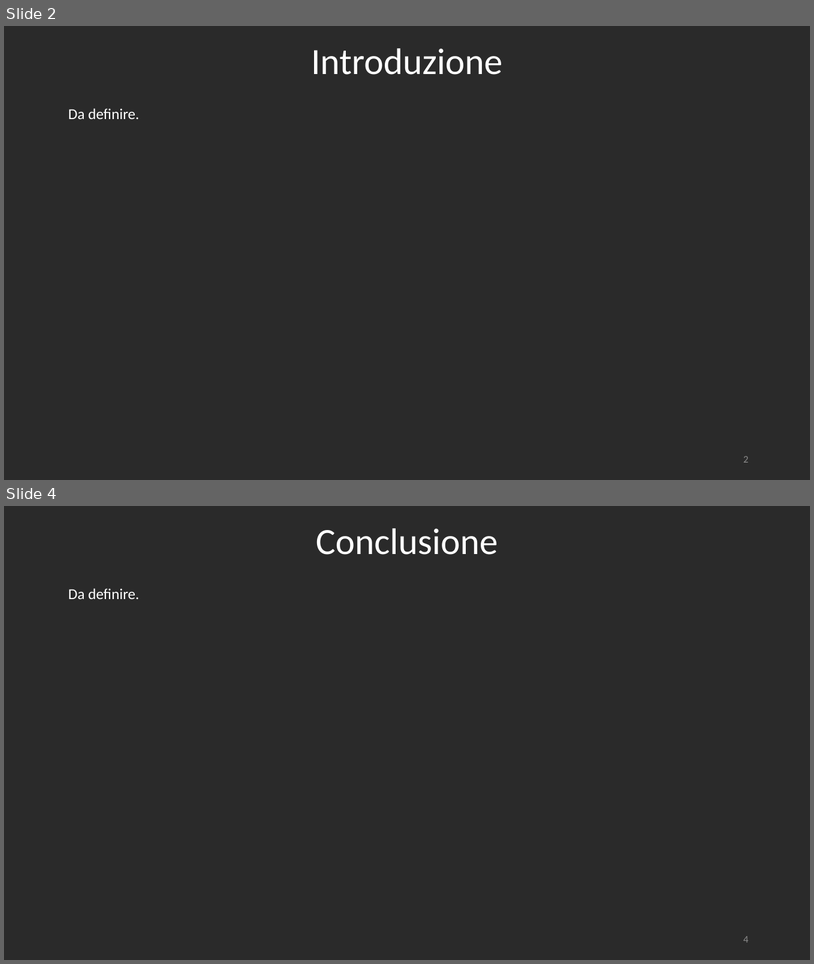
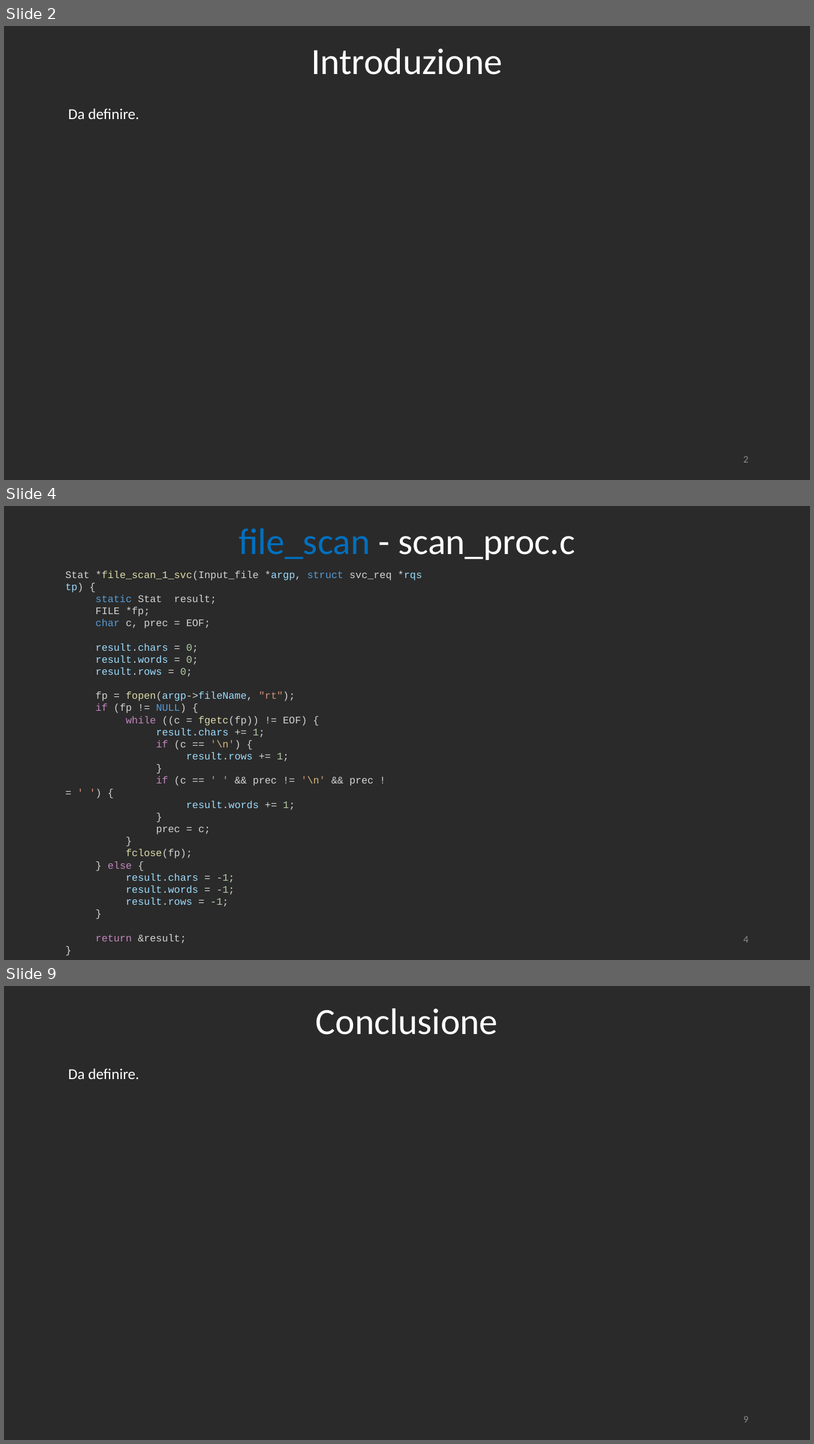
Before and after one commit to RetiCalc-Unibo/progetto8, a slide deck: Presentazione.pptx. Shown one above the other, each under a label of ours: slides 2 and 4 before the commit, slides 2, 4 and 9 after it; the slides between them are not shown. The pictures are 814x964 and 814x1444 pixels, drawn with LibreOffice and Linux fonts; fonts in the diff are those of the drawing. Boxes give left, top, right and bottom in pixels: in the first picture for what was removed or moved away, otherwise in the second. Text is boxed around its words. In the diff, an @@ line names an element or a change of style, - is before the commit and + after.

```diff
--- a/Presentazione.pptx
+++ b/Presentazione.pptx
@@ slide 4 added at <box>4,506,810,960</box>, background #2A2A2A @@
@@ title added at <box>239,528,575,560</box>, 44 pt, text #FFFFFF @@
+file_scan - scan_proc.c
@@ text added at <box>65,571,392,943</box>, 12 pt, text #D4D4D4 @@
+Stat *file_scan_1_svc(Input_file *argp, struct svc_req *rqstp) {
+static Stat result;
+FILE *fp;
+char c, prec = EOF;
+result.chars = 0;
+result.words = 0;
+result.rows = 0;
+fp = fopen(argp->fileName, "rt");
+if (fp != NULL) {
+while ((c = fgetc(fp)) != EOF) {
+result.chars += 1;
+if (c == '\n') {
+result.rows += 1;
+}
+if (c == ' ' && prec != '\n' && prec != ' ') {
+result.words += 1;
+}
+prec = c;
+}
+fclose(fp);
+} else {
+result.chars = -1;
+result.words = -1;
+result.rows = -1;
+}
+return &result;
+}
@@ page number added at <box>744,936,749,942</box>, 12 pt, text #8C8C8C @@
+4
@@ what was slide 4 is now slide 9 @@
@@ page number at <box>744,1416,749,1422</box>: text changed @@
-4
+9
```
Also in this commit, not shown: 5 other slides added, 1 slide removed, 1 other file.
